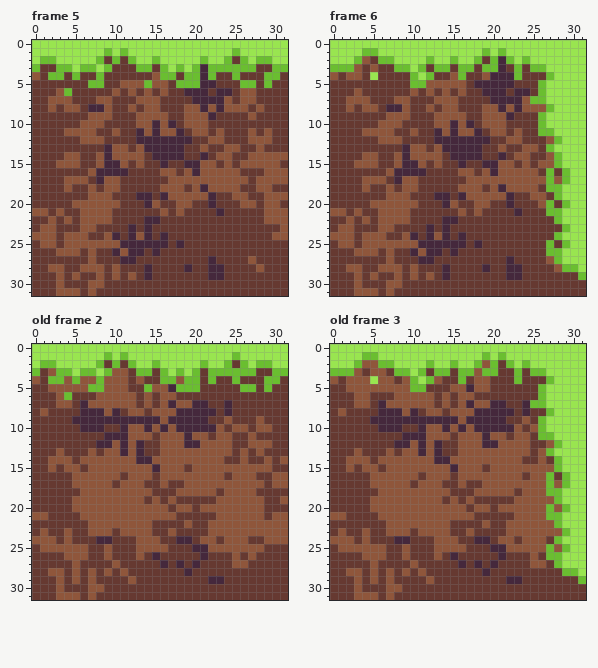
Two states of a pixel-art file, art/ase files/grass-tileset.ase. The first picture shows the starting point.
32x32 pixels, 6 frames. Shown: frame 5, frame 6, old frame 2, old frame 3. The commit also changed other frames, which this record leaves out.
The same view after the edit:
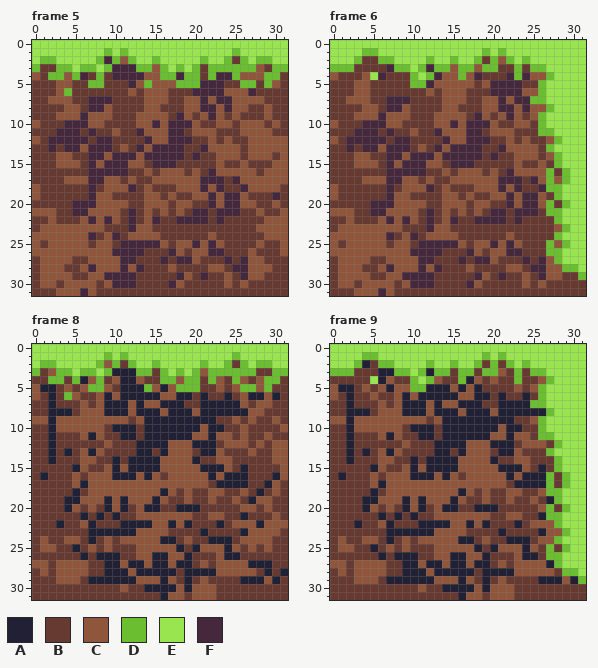
Palette (. is transparent): A #222034  B #663931  C #8f563b  D #6abe30  E #99e550  F #45283c
A new or re-ordered frame is compared with the old frame closest to it.
The exact change:
frames 6 -> 12
Changed rows in their new state; - is an unchanged pixel.
Frame 5, layer "Background":
first column x 0:
 2 ---------F-C--------------------
 3 ----------FFF--C-----B------C---
 4 ----C-F---FFFFC---F--B-FF-CCC---
 5 ---CC------BF----C-----F------C-
 6 ----------B----C---B--F-CC-F----
 7 -------FFF---B--C--CC-C-FC--C---
 8 --B---------B---------FCF---BC--
 9 ---CCCF-----------F-B--C-C-B-C--
10 C---FFF-----------FF-B-CC-CCC-C-
11 ---FFFBF-------C-F----CB--C-C---
12 C-FFFFFBFF---B-CC------BC-----CC
13 --F-FFCFF-B--FC------FCC---C-CCC
14 ---C-B-FFCFFF-F-----FB---C----B-
15 -------F---FC--F-F-BBBBCB--BBB-C
16 -------F------C---CBCBF---CC----
17 -------F----C--CC----FFFBF-C----
18 C---B--F---CF-C-BB-C---FBBFC--C-
19 C------F-----BCCB-BB---CFF---BFB
20 -----FFF---C--C-C------CFF---B--
21 --CB-FF---C-F-C-----FF--FF--CBB-
22 ----B--F-FC-F-C---FFFF-F--------
23 ---CCC--C----CC-------------CCC-
24 ---C---F----C-CCB-----C------C--
25 CB-C---B--B-----C-CCFCFC----C--C
26 CCC---C-CC-F---B-FC-CCFF---C---C
27 -CCCC---CCC-----F-FFC-B-F-F-C---
28 -C-----F-C-FCFB--C-B--CC-FFC-C--
29 -CC-CB-C-FFFF-B---FC-FBBC-FCC---
30 -CCBCCC-BCFFF----FC-----C-C-----
31 ------F-------------------------
Frame 6, layer "Background":
first column x 0:
 2 ----B----------------C-------
 3 ---B-B-F----F--C--C--B-------
 4 --BBC-F------FC--CFBBB--FCC--
 5 ---CC-------F----CBC---F-----
 6 ----C-----B----C---B--F-CC---
 7 -------FFF---B--C--CC-C-F----
 8 --B---------B---------FCF----
 9 ---CCCF-----------F-B--C-C---
10 C---FFF-----------FF-B-CC----
11 ---FFFBF-------C-F----CB-----
12 C-FFFFFBFF---B-CC------BC----
13 --F-FFCFF-B--FC------FCC-----
14 ---C-B-FFCFFF-F-----FB---C---
15 -------F---FC--F-F-BBBBCB--B-
16 -------F------C---CBCBF---C--
17 -------F----C--CC----FFFBF---
18 C---B--F---CF-C-BB-C---FBBF--
19 C------F-----BCCB-BB---CFF---
20 -----FFF---C--C-C------CFF---
21 --CB-FF---C-F-C-----FF--FF---
22 ----B--F-FC-F-C---FFFF-F-----
23 ---CCC--C----CC-------------C
24 ---C---F----C-CCB-----C------
25 CB-C---B--B-----C-CCFCFC----C
26 CCC---C-CC-F---B-FC-CCFF-----
27 -CCCC---CCC-----F-FFC-B-F-F--
28 -C-----F-C-FCFB--C-B--CC-FFC-
29 -CC-CB-C-FFFF-B---FC-FBBC-FCC
30 -CCBCCC-BCFFF----FC-----C-C--
31 ------F----------------------
Frame 8 is new; against old frame 2, layer "Background":
first column x 0:
 2 ---------C----------------------
 3 ----------AAA--------C----------
 4 B---B-A--B-AA----------C--C-C---
 5 CAAB-B----BAAA--AC-----C-C--C---
 6 C-AB-C---A-AAAAA--AA-A--A-CAACA-
 7 --ABB-CB-AAA-A-CAAABBAAAAAC-CC--
 8 -BAAA-CCCAAA-AAA-AAACAAAAAACC---
 9 CCACCCCCCCCCBCAAAAAAAAA-BC-CB-C-
10 --ACCCCCC-AAABAAAAAAACAA-B--BB-C
11 --A---CACBBAABAAAAAA--A---CB-C--
12 --A-----BCBBBAAAA--CAAAB-CCB-BCC
13 --ABA-CACBBBBAA-A---BAA-B-BCB-CC
14 --ABB---BBABAAAA----ABB-C-B--BC-
15 --B-BACBB-A-AAAA---C-AAA-BABBB-C
16 -A----B---AAA-ACB-----A-AAAB--A-
17 ------A---C---CC-CC---BAAAABBA-B
18 -----AB--------CACB-BB-CBB-BA-C-
19 ----AA---A-A--CACB-C--CBB-BA-C-B
20 ----A-B-BA-AB-AAB-AAABBBBB--BC--
21 BB----ABABABB-----CC--C-BBABB--B
22 ---A--CABBBAAAACCACA--BAB---A---
23 -B--B--AAAAAA--CCB---ABBBBA----B
24 B-B--C-ABC-CC---AABC-BAAAB-CC-BB
25 ---BBABC---------CA-AC--A-B-BC--
26 ----BBA-AAA---CAACCA-B-CAA-B----
27 CC-CC-C--AACAACAACAABC-CC--AAA--
28 -CB-C-CB-AAACAAAAA-AAAACCCCC-A-A
29 ----C--AAAAAACCCAC-A-CBB--AAACA-
30 ---B---BB--C--AAAACACCC---------
31 ---BBB-B--------ACC-CCC---------
Frame 9 is new; against old frame 3, layer "Background":
first column x 0:
 2 ----AB-------------B-----------
 3 ---B-BAA----A-----B--C---------
 4 B-BBB-A--B-------A-BC-----C----
 5 CAAB-B-A----AAA-ACAB---C-C-----
 6 C-ABBC---A-AAAAA--AA-A--A------
 7 --ABB-CB-AAA-A-CAAABBAAAA------
 8 -BAAA-CCCAAA-AAA-AAACAAAAAA----
 9 CCACCCCCCCCCBCAAAAAAAAA-BC-----
10 --ACCCCCC-AAABAAAAAAACAA-B-----
11 --A---CACBBAABAAAAAA--A--------
12 --A-----BCBBBAAAA--CAAAB-CCB---
13 --ABA-CACBBBBAA-A---BAA-B-B----
14 --ABB---BBABAAAA----ABB-C-B----
15 --B-BACBB-A-AAAA---C-AAA-BAB---
16 -A----B---AAA-ACB-----A-AAA----
17 ------A---C---CC-CC---BAAAA-B--
18 -----AB--------CACB-BB-CBB-----
19 ----AA---A-A--CACB-C--CBB-BA---
20 ----A-B-BA-AB-AAB-AAABBBBB--B--
21 BB----ABABABB-----CC--C-BBA----
22 ---A--CABBBAAAACCACA--BAB------
23 -B--B--AAAAAA--CCB---ABBBBA----
24 B-B--C-ABC-CC---AABC-BAAAB-C---
25 ---BBABC---------CA-AC--A-B-B--
26 ----BBA-AAA---CAACCA-B-CAA-----
27 CC-CC-C--AACAACAACAABC-CC--A---
28 -CB-C-CB-AAACAAAAA-AAAACCCCC---
29 ----C--AAAAAACCCAC-A-CBB--AAACA
30 ---B---BB--C--AAAACACCC--------
31 ---BBB-B--------ACC-CCC--------
Where, in picture pixels (left, top, right, bottom), the same in both pictures:
changed: (32, 56, 288, 296)
changed: (330, 56, 562, 296)
changed: (32, 360, 288, 600)
changed: (330, 360, 578, 600)
